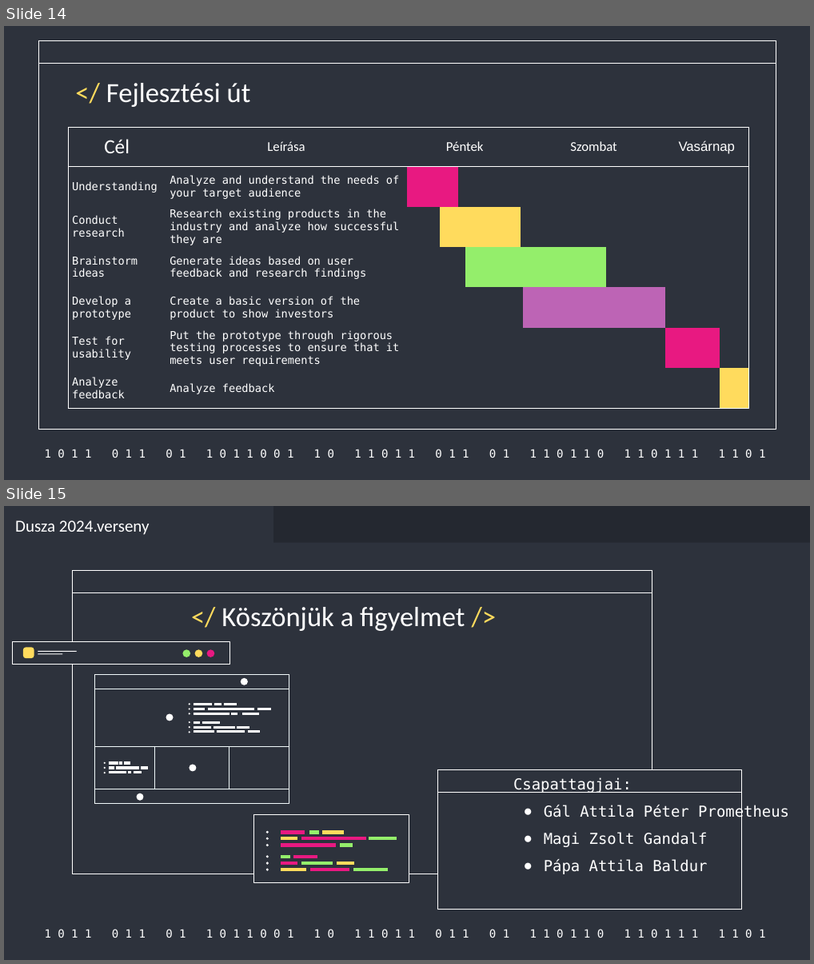
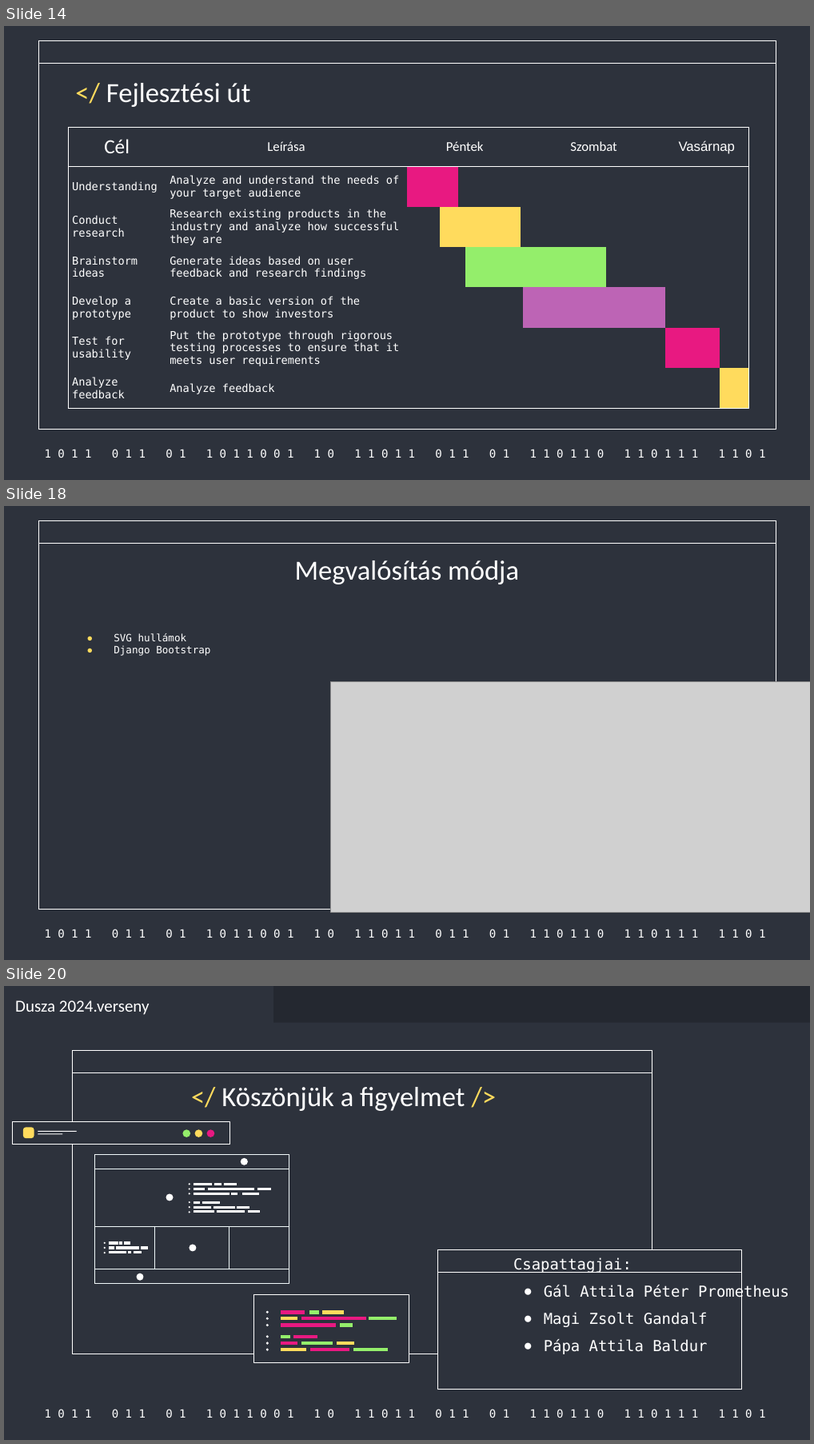
Before and after one commit to Acsilaa/dusza2024-25, a slide deck: Hell yeah ppt.pptx. Shown one above the other, each under a label of ours: slides 14 and 15 before the commit, slides 14, 18 and 20 after it; the slides between them are not shown. The pictures are 814x964 and 814x1444 pixels, drawn with LibreOffice and Linux fonts; fonts in the diff are those of the drawing; grey boxes stand for pictures. Boxes give left, top, right and bottom in pixels: in the first picture for what was removed or moved away, otherwise in the second. Text is boxed around its words. In the diff, an @@ line names an element or a change of style, - is before the commit and + after.

```diff
--- a/Hell yeah ppt.pptx
+++ b/Hell yeah ppt.pptx
@@ slide 18 added at [4, 506, 810, 960], background #2D323C; not listed: 3 template elements that a slide beside it also shows @@
@@ title added at [295, 560, 519, 584], 33 pt, text #FFFFFF @@
+Megvalósítás módja
@@ text added at [114, 633, 210, 656], 12 pt, text #FFFFFF @@
+● SVG hullámok
+● Django Bootstrap
@@ picture added at [330, 681, 810, 912] @@
@@ what was slide 15 is now slide 20 @@
```
Also in this commit, not shown: 4 other slides added.
